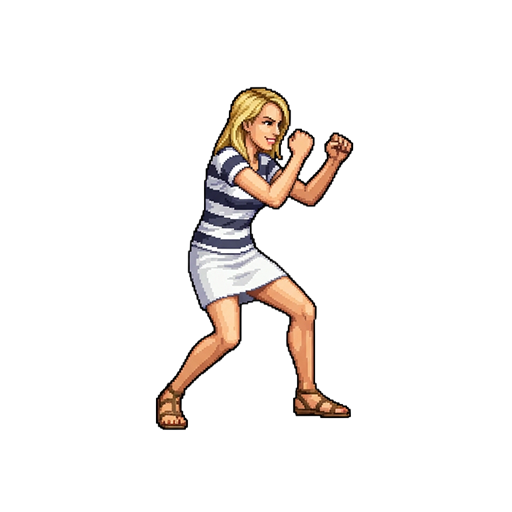
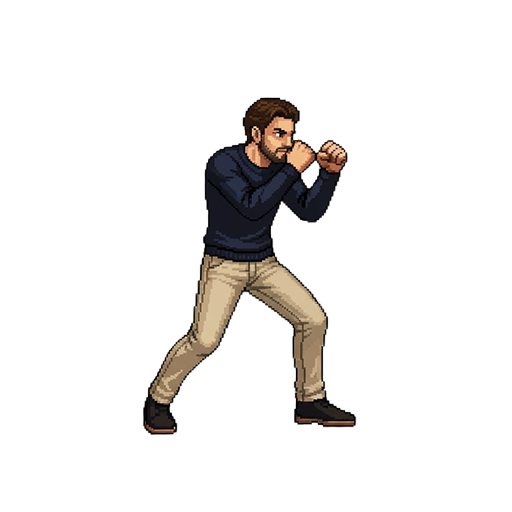
Layered file, before and after one edit (512×512). Changes by layer:
added group "TOMMASO" with 1 layers above "FRANCESCO LEONI" over <box>142,97,357,435</box>
added layer "tommaso" in group "TOMMASO" over <box>142,97,357,435</box>
hid group "FRANCESCA RIVELLA" (1 layers) over <box>155,86,354,431</box>
